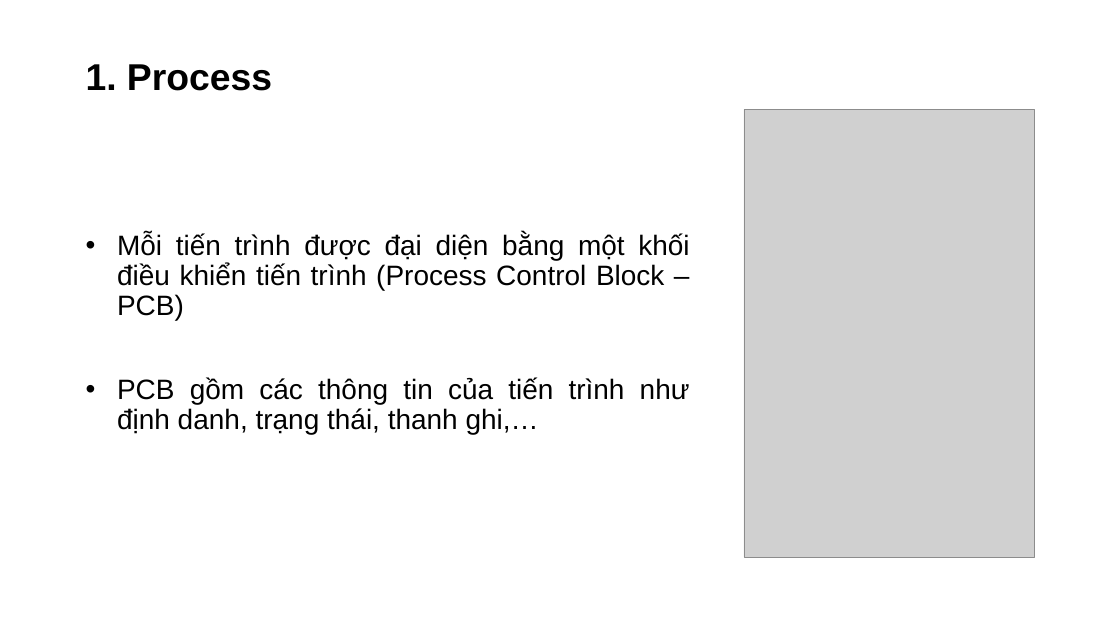
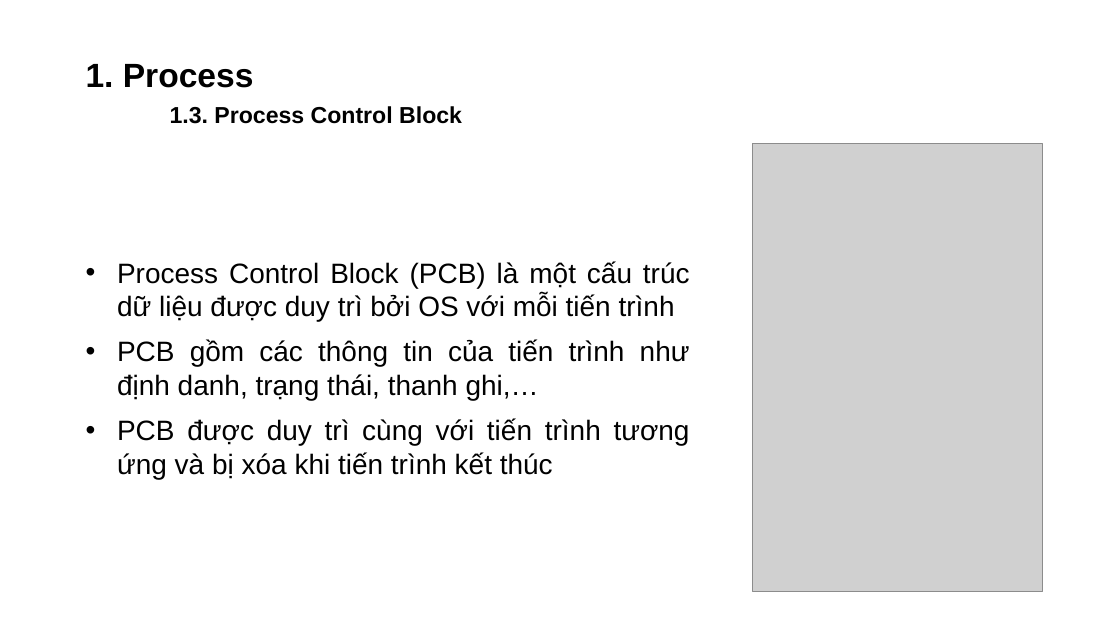
Before and after one commit to dangnm9699/Learn-Golang, a slide deck: slide 5 of Problem and Solution in Concurrency.pptx. Drawn at 1120x630 pixels with LibreOffice and Linux fonts; fonts in the diff are those of the drawing; grey boxes stand for pictures. Boxes give left, top, right and bottom in pixels: in the first picture for what was removed or moved away, otherwise in the second. Text is boxed around its words. In the diff, an @@ line names an element or a change of style, - is before the commit and + after.

```diff
--- a/Problem and Solution in Concurrency.pptx
+++ b/Problem and Solution in Concurrency.pptx
@@ title at [86, 64, 462, 124]: text changed; size 32 to 19.8 pt @@
-1. Process
+1. Process
+1.3. Process Control Block
@@ picture: place and size @@
-picture at [744, 109, 1035, 557]
+picture at [753, 144, 1044, 592]
@@ text "Process Control Block (PCB) là ...": place and size @@
-text "Process Control Block (PCB) là ..." at [117, 233, 690, 434]
+text "Process Control Block (PCB) là ..." at [117, 261, 690, 479]
@@ text at [117, 261, 690, 321]: text changed @@
-• Mỗi tiến trình được đại diện bằng một khối điều khiển tiến trình (Process Control Block – PCB)
+• Process Control Block (PCB) là một cấu trúc dữ liệu được duy trì bởi OS với mỗi tiến trình
@@ text at [117, 340, 690, 400]: line spacing 0.9 to 1 @@
@@ text at [117, 418, 690, 479]: paragraph added @@
+• PCB được duy trì cùng với tiến trình tương ứng và bị xóa khi tiến trình kết thúc
```
Also in this commit, not shown: 5 other slides changed, 14 slides added, 2 slides removed, 1 other file.
